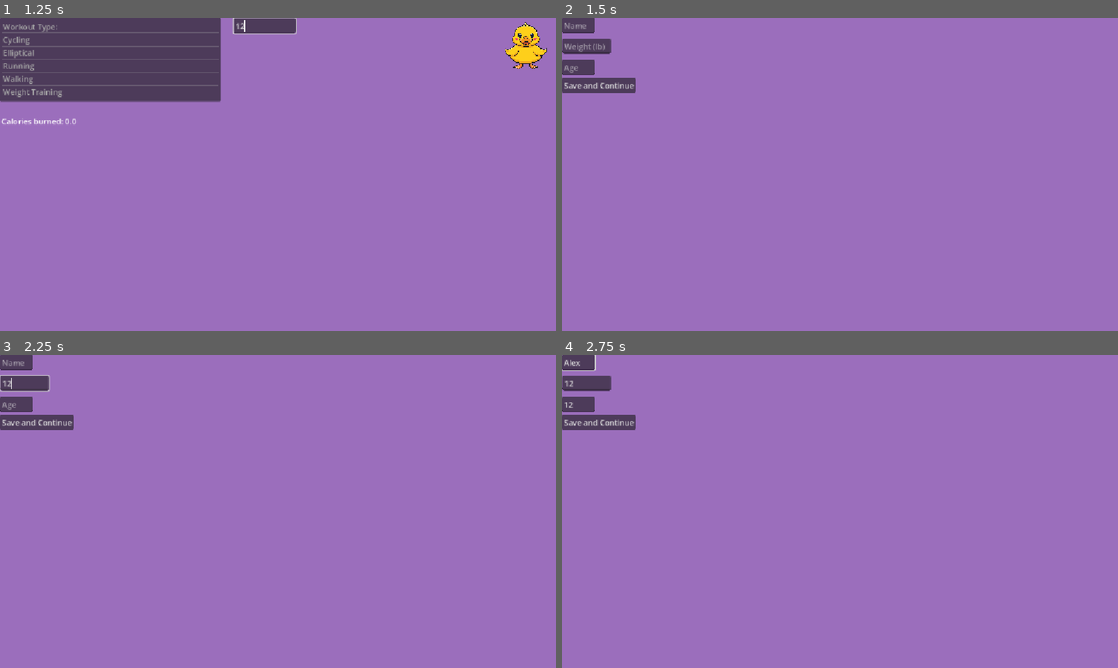
Above: before the commit, frames 1-4 (two rows, left to right).
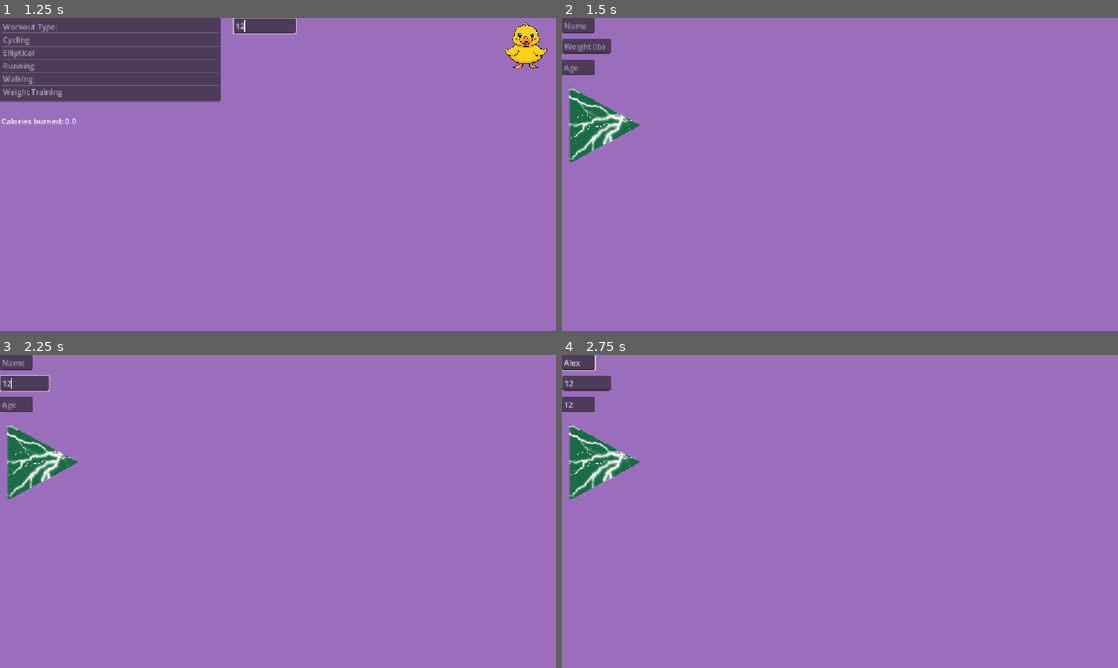
Above: after the commit, the same moments.

Repository: ma43210/HackDecouverte
Game: Godot game, scene res://Scenes/Input_Workout.tscn
Two runs of this game, one before a commit and one after it. Both use one fixed random seed, a clock stepped at 60 frames per second and the inputs below.
Inputs (mouse positions are in pixels of both pictures, inside the frame that each line leads up to):
- Up to frame 1 (1.25 s): click (266, 27) at 0.52 s; type "12" at 0.6 s
- Up to frame 2 (1.5 s): click (1090, 46) at 1.25 s
- Up to frame 3 (2.25 s): click (22, 383) at 2.02 s; type "12" at 2.1 s
- Up to frame 4 (2.75 s): click (578, 405) at 2.25 s; type "12" at 2.33 s; click (578, 361) at 2.48 s; type "Alex" at 2.57 s

Frame 1 is identical in both runs. In frame 2, 2.2% of the frame differs, in the area x 0-14%, y 19-47%; in frame 3, 2.2%; in frame 4, 2.2%.

Commit message:
e

Diff:
--- a/healthy/Scenes/Profile_Manager.tscn
+++ b/healthy/Scenes/Profile_Manager.tscn
@@ -1,16 +1,17 @@
 [gd_scene format=3 uid="uid://b8r0p805j8qvv"]
 
 [ext_resource type="Script" uid="uid://ck6yrxu2nekja" path="res://Scripts/profile_manager.gd" id="1_s8vry"]
+[ext_resource type="Texture2D" uid="uid://1y3vq2502kpl" path="res://4.png" id="2_2clwq"]
 [ext_resource type="Script" uid="uid://37y2xxi6t5gt" path="res://Scripts/continue.gd" id="2_yili2"]
 
 [node name="Profile Manager" type="Node2D" unique_id=1530753749]
 script = ExtResource("1_s8vry")
 
 [node name="ColorRect" type="ColorRect" parent="." unique_id=1898021919]
-offset_left = -422.0
-offset_top = -297.0
-offset_right = 1978.0
-offset_bottom = 1258.0
+offset_left = -414.0
+offset_top = -264.0
+offset_right = 1986.0
+offset_bottom = 1291.0
 mouse_filter = 2
 color = Color(0.60784316, 0.43137255, 0.7372549, 1)
 
@@ -20,26 +21,35 @@
 offset_right = 101.0
 offset_bottom = 74.0
 placeholder_text = "Weight (lb)"
+metadata/_edit_use_anchors_ = true
 
 [node name="Age" type="LineEdit" parent="." unique_id=1569008885]
 offset_top = 87.0
 offset_right = 68.5
 offset_bottom = 118.0
 placeholder_text = "Age"
-
-[node name="Continue" type="Button" parent="." unique_id=1922958034]
-offset_top = 124.0
-offset_right = 153.0
-offset_bottom = 155.0
-text = "Save and Continue"
-script = ExtResource("2_yili2")
+metadata/_edit_use_anchors_ = true
 
 [node name="LineEdit" type="LineEdit" parent="." unique_id=342238560]
 offset_right = 68.5
 offset_bottom = 31.0
 placeholder_text = "Name"
+metadata/_edit_use_anchors_ = true
+
+[node name="Button" type="Button" parent="." unique_id=1992886274]
+offset_left = -1.0
+offset_top = 141.0
+offset_right = 166.0
+offset_bottom = 299.0
+flat = true
+script = ExtResource("2_yili2")
+
+[node name="Sprite2D" type="Sprite2D" parent="Button" unique_id=1967298479]
+position = Vector2(90.00001, 81)
+scale = Vector2(0.040736847, 0.03842105)
+texture = ExtResource("2_2clwq")
 
 [connection signal="text_submitted" from="Weight" to="." method="_on_weight_text_submitted"]
 [connection signal="text_submitted" from="Age" to="." method="_on_age_text_submitted"]
-[connection signal="pressed" from="Continue" to="Continue" method="_on_pressed"]
 [connection signal="text_submitted" from="LineEdit" to="." method="_on_line_edit_text_submitted"]
+[connection signal="pressed" from="Button" to="Button" method="_on_pressed"]
--- a/healthy/Scripts/sprite_2d.gd
+++ b/healthy/Scripts/sprite_2d.gd
@@ -6,12 +6,10 @@
 	list.shuffle()
 	if int(FitnessManager.texture) != 0:
 		num = FitnessManager.texture
-		print(num)
 	else:
 		num = list[1]
 		FitnessManager.texture = num
 	texture = load("res://Profile Pics/" + str(int(num)) + ".png")
-	print(texture)
 # Called every frame. 'delta' is the elapsed time since the previous frame.
 func _process(_delta: float) -> void:
 	pass
Binary file added: healthy/4.png
Not shown, added: healthy/4.png.import
